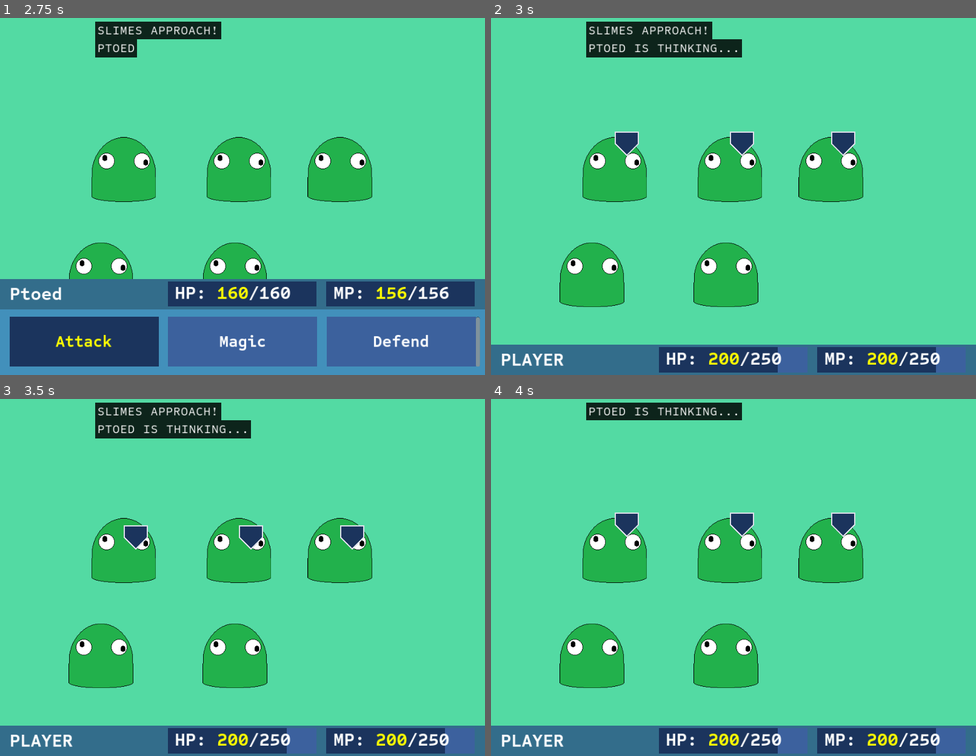
Above: before the commit, frames 1-4 (two rows, left to right).
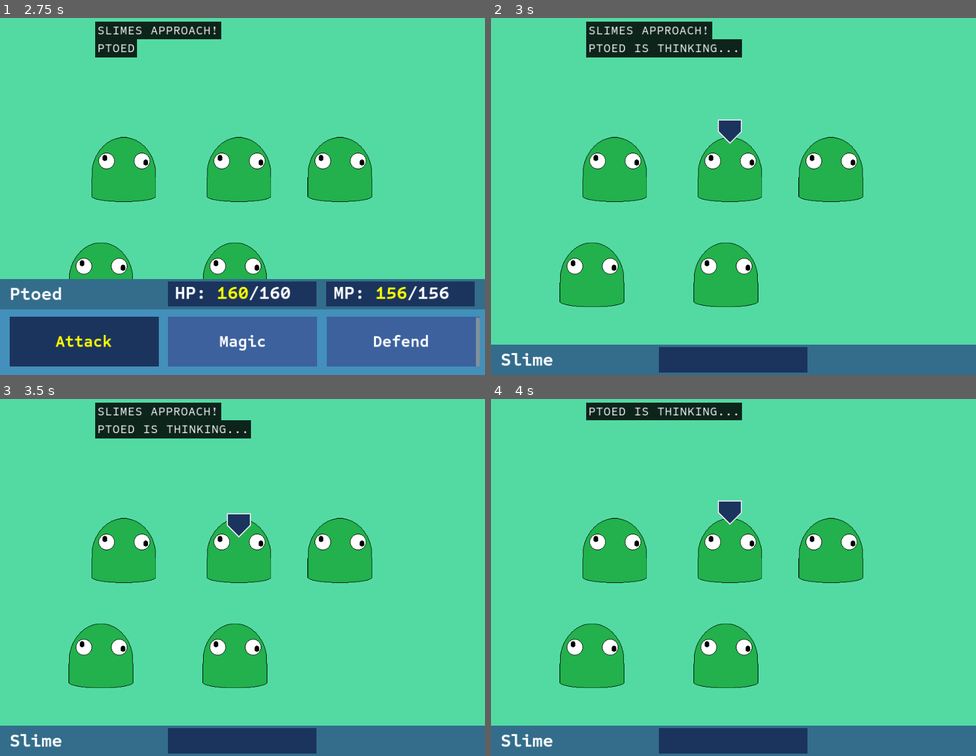
Above: after the commit, the same moments.

Repository: Tougon/CopyrightRPG
Game: Godot game, scene res://src/RPGData/Scenes/BattleScene.tscn
Two runs of this game, one before a commit and one after it. Both use one fixed random seed, a clock stepped at 60 frames per second and the inputs below. Video files are missing from this copy of the repository; at most half a second of black plays in their place.
Inputs (mouse positions are in pixels of both pictures, inside the frame that each line leads up to):
- Up to frame 1 (2.75 s): tap Enter at 0.5 s; move the mouse to (349, 175) at 0.52 s; move the mouse to (145, 210) at 1.27 s; move the mouse to (291, 114) at 2.02 s
- Up to frame 2 (3 s): click "Attack" at 2.75 s
- Up to frame 3 (3.5 s): no input
- Up to frame 4 (4 s): tap Space at 3.5 s; move the mouse to (709, 645) at 3.52 s

Frame 1 is identical in both runs. In frame 2, 3.8% of the frame differs, in the area x 2-93%, y 28-100%; in frame 3, 3.8%; in frame 4, 3.8%.

Commit message:
12-12-23 - Targeting
Targeting menu and arrows now display properly

Diff:
--- a/src/EventManager/EventManager.gd
+++ b/src/EventManager/EventManager.gd
@@ -15,10 +15,11 @@
 signal register_player(entity : EntityController);
 signal register_enemy(entity : EntityController);
 
-signal set_active_player(entity: EntityController);
+signal set_active_player(entity : EntityController);
 
 signal on_attack_select();
 signal initialize_target_menu(entity : EntityController);
+signal highlight_target(entity : EntityController, all : bool);
 
 
 # Leaving this intact but given the dictionary might as well not exist, I'm not sure we need.
--- a/src/RPGData/Scenes/BattleScene.gd
+++ b/src/RPGData/Scenes/BattleScene.gd
@@ -89,9 +89,9 @@
 
 func _on_attack_select():
 	players[current_player_index].current_action = players[current_player_index].attack_action;
-	UIManager.close_menu_name("player_battle_main")
-	UIManager.open_menu_name("player_battle_target")
+	UIManager.close_menu_name("player_battle_main");
 	EventManager.initialize_target_menu.emit(players[current_player_index]);
+	UIManager.open_menu_name("player_battle_target");
 
 
 # Helper function for dialogue formatting
--- a/src/RPGData/Scenes/UI/entity_info.gd
+++ b/src/RPGData/Scenes/UI/entity_info.gd
@@ -2,8 +2,10 @@
 class_name EntityInfoUI
 
 enum InfoType { Active, Specific }
+enum DisplayType { Full, Restricted }
 
 @export var info_type : InfoType;
+@export var display_type : DisplayType;
 var current_entity : EntityController;
 
 # Called when the node enters the scene tree for the first time.
@@ -11,6 +13,22 @@
 	if info_type == InfoType.Active:
 		EventManager.set_active_player.connect(_set_entity_info);
 
+	match display_type:
+		DisplayType.Full:
+			$"HBoxContainer/HP Bar/ColorRect/VBoxContainer/RichTextLabel".visible = true;
+			$"HBoxContainer/MP Bar/ColorRect".visible = true;
+		DisplayType.Restricted:
+			$"HBoxContainer/HP Bar/ColorRect/VBoxContainer/RichTextLabel".visible = false;
+			$"HBoxContainer/MP Bar/ColorRect".visible = false;
+
+
+func set_specific_entity_info(entity : EntityController, all : bool):
+	if all:
+		$"HBoxContainer/Player Name".text = tr("T_NAME_ALL");
+		$"HBoxContainer/HP Bar/ColorRect".visible = false;
+	else:
+		_set_entity_info(entity);
+		$"HBoxContainer/HP Bar/ColorRect".visible = true;
 
 func _set_entity_info(entity : EntityController):
 	# Disconnect the previously selected entity
--- a/src/RPGData/Scenes/UI/player_battle_target_entry_ui.gd
+++ b/src/RPGData/Scenes/UI/player_battle_target_entry_ui.gd
@@ -1,9 +1,10 @@
-extends Control
+extends Button
 class_name UIBattleTargetInfo
 
 var targets : Array[EntityController];
 var arrows : Array[Control];
 var player : EntityController;
+var all : bool = false;
 
 @export var offset : Vector2 = Vector2(0, -50);
 
@@ -12,15 +13,25 @@
 	pass
 
 
-func initialize(targets : Array[EntityController], arrows : Array[Control], player : EntityController):
+func initialize(targets : Array[EntityController], arrows : Array[Control], player : EntityController, all : bool):
 	self.targets = targets;
 	self.arrows = arrows;
 	self.player = player;
+	self.all = all;
 
+	for i in arrows.size():
+		if i < targets.size():
+			arrows[i].global_position = targets[i].global_position + offset - (arrows[i].size / 2);
+		else:
+			arrows[i].global_position = self.global_position + offset - (arrows[i].size / 2);
+
+
+func _on_focus_entered():
+	EventManager.highlight_target.emit(targets[0], all);
 	for i in arrows.size():
 		arrows[i].visible = true;
 
-		if i < targets.size():
-			arrows[i].global_position = targets[i].global_position + offset;
-		else:
-			arrows[i].global_position = self.global_position + offset;
+
+func _on_focus_exited():
+	for i in arrows.size():
+		arrows[i].visible = false;
--- a/src/RPGData/Scenes/UI/player_battle_target_entry_ui.tscn
+++ b/src/RPGData/Scenes/UI/player_battle_target_entry_ui.tscn
@@ -2,9 +2,11 @@
 
 [ext_resource type="Script" path="res://src/RPGData/Scenes/UI/player_battle_target_entry_ui.gd" id="1_c0edl"]
 
-[node name="player_battle_target_entry" type="Control"]
-layout_mode = 3
-anchors_preset = 0
+[node name="player_battle_target_entry" type="Button"]
+modulate = Color(1, 1, 1, 0)
 offset_right = 40.0
 offset_bottom = 40.0
 script = ExtResource("1_c0edl")
+
+[connection signal="focus_entered" from="." to="." method="_on_focus_entered"]
+[connection signal="focus_exited" from="." to="." method="_on_focus_exited"]
--- a/src/RPGData/Scenes/UI/player_battle_target_ui.gd
+++ b/src/RPGData/Scenes/UI/player_battle_target_ui.gd
@@ -3,6 +3,7 @@
 @export var info_scene: PackedScene = preload("res://src/RPGData/Scenes/UI/player_battle_target_entry_ui.tscn");
 @export var arrow_scene: PackedScene = preload("res://src/RPGData/Scenes/UI/player_battle_target_arrow_ui.tscn");
 @export var pool_size : int = 10;
+@export var entity_info : EntityInfoUI;
 
 var target_info_pool : Array[UIBattleTargetInfo]
 var target_arrow_pool : Array[Control];
@@ -10,16 +11,23 @@
 # Called when the node enters the scene tree for the first time.
 func _ready():
 	EventManager.initialize_target_menu.connect(_initialize_target_menu);
+	EventManager.highlight_target.connect(_on_target_highlighted);
 
 	for i in pool_size:
 		var info = info_scene.instantiate() as UIBattleTargetInfo;
 		$".".add_child(info);
 		info.visible = false;
+		info.name = "Info " + str(i + 1);
 		target_info_pool.append(info);
+		all_selections.append(info);
+
+		if initial_selection == null:
+			initial_selection = info;
 
 		var arrow = arrow_scene.instantiate() as Control;
 		$".".add_child(arrow);
 		arrow.visible = false;
+		arrow.name = "Arrow " + str(i + 1);
 		target_arrow_pool.append(arrow);
 
 	super._ready();
@@ -45,13 +53,21 @@
 			info.visible = true;
 			info.global_position = target.global_position;
 
-			info.initialize([target], [target_arrow_pool[i]], entity);
+			info.initialize([target], [target_arrow_pool[i]], entity, false);
 
 		for i in range(targets.size(), pool_size):
 			target_info_pool[i].visible = false;
 			target_arrow_pool[i].visible = false;
 
 
+func _on_target_highlighted(entity : EntityController, all : bool):
+	if all:
+		print("TODO: ALL");
+	elif entity != null :
+		entity_info.set_specific_entity_info(entity, all);
+
+
 func _on_destroy():
 	if EventManager != null:
 		EventManager.initialize_target_menu.disconnect(_initialize_target_menu);
+		EventManager.highlight_target.disconnect(_on_target_highlighted);
--- a/src/RPGData/Scenes/UI/player_battle_target_ui.tscn
+++ b/src/RPGData/Scenes/UI/player_battle_target_ui.tscn
@@ -5,11 +5,12 @@
 [ext_resource type="PackedScene" uid="uid://b322fahaaod4k" path="res://src/RPGData/Scenes/UI/player_battle_target_entry_ui.tscn" id="3_y6j45"]
 [ext_resource type="PackedScene" uid="uid://c474vq5ojc1tf" path="res://src/RPGData/Scenes/UI/player_battle_target_arrow_ui.tscn" id="4_u0smg"]
 
-[node name="Target Menu" instance=ExtResource("1_tr78i")]
+[node name="Target Menu" node_paths=PackedStringArray("entity_info") instance=ExtResource("1_tr78i")]
 script = ExtResource("2_oib4x")
 info_scene = ExtResource("3_y6j45")
 arrow_scene = ExtResource("4_u0smg")
 pool_size = 10
+entity_info = NodePath("BG Area/Character Info")
 menu_name = "player_battle_target"
 
 [node name="BG Area" parent="." index="0"]
@@ -23,3 +24,4 @@
 offset_bottom = 0.0
 grow_vertical = 0
 info_type = 1
+display_type = 1
